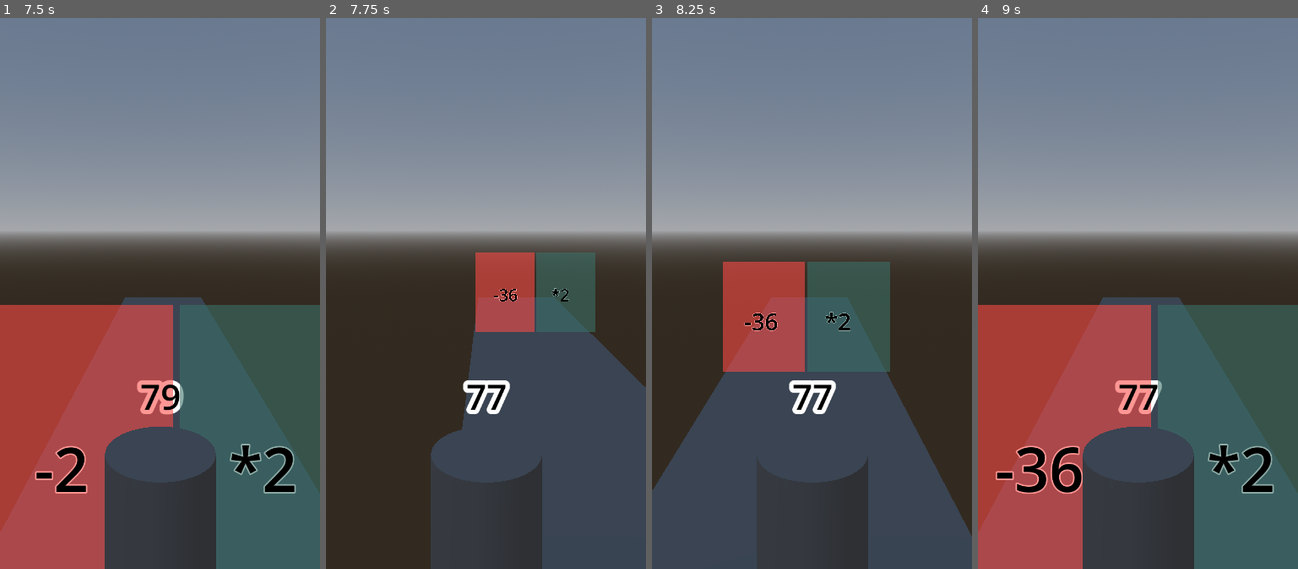
Above: before the commit, frames 1-4 (left to right).
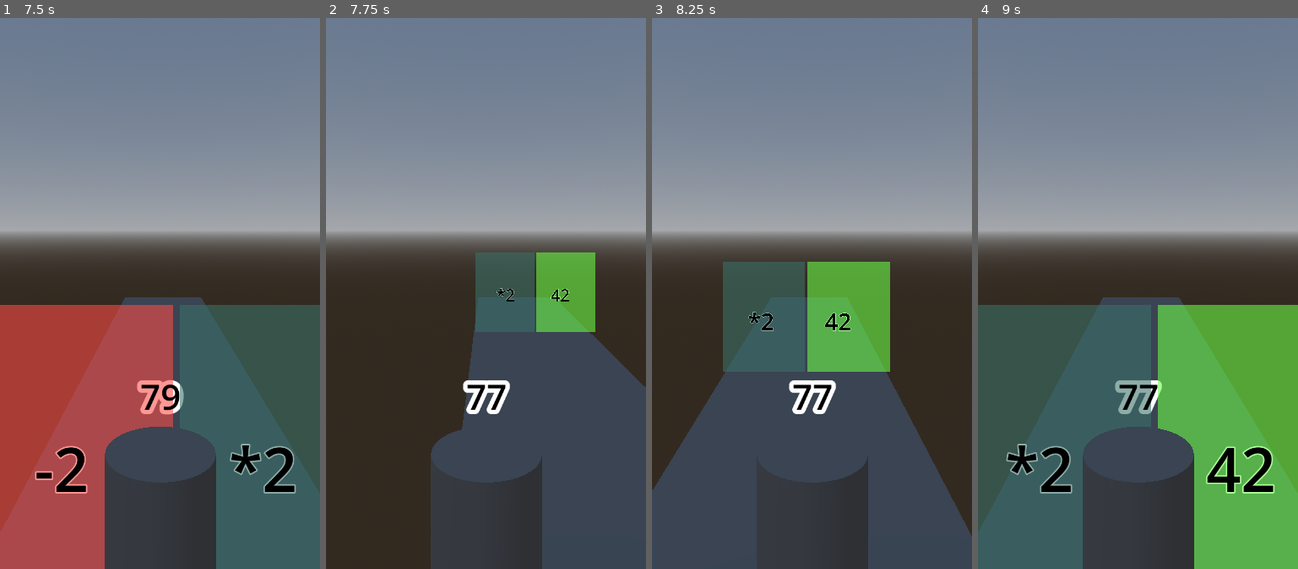
Above: after the commit, the same moments.

Repository: Th3F4ult/3dMathRunningGame-Godot
Game: Godot game, scene res://MAIN.tscn
The game is run twice, just before and just after one commit, with the same random seed, the same clock (stepped at 60 frames per second) and the same inputs.
Inputs (mouse positions are in pixels of both pictures, inside the frame that each line leads up to):
- Up to frame 1 (7.5 s): move the mouse to (230, 194) at 0.52 s; click (230, 194) at 0.67 s; move the mouse to (96, 265) at 1.27 s; click (96, 265) at 1.42 s; move the mouse to (192, 84) at 2.02 s; click (192, 84) at 2.17 s; move the mouse to (144, 365) at 2.77 s; click (144, 365) at 2.92 s; move the mouse to (256, 332) at 3.52 s; click (256, 332) at 3.67 s; move the mouse to (64, 128) at 4.27 s; click (64, 128) at 4.42 s; move the mouse to (176, 232) at 5.02 s; click (176, 232) at 5.17 s; move the mouse to (112, 62) at 5.77 s; click (112, 62) at 5.92 s; move the mouse to (230, 194) at 6.52 s; click (230, 194) at 6.67 s; move the mouse to (96, 265) at 7.27 s; click (96, 265) at 7.42 s
- Up to frame 2 (7.75 s): no input
- Up to frame 3 (8.25 s): move the mouse to (844, 84) at 8.02 s; click (844, 84) at 8.17 s
- Up to frame 4 (9 s): move the mouse to (1122, 365) at 8.77 s; click (1122, 365) at 8.92 s

Frame 1 is identical in both runs. In frame 2, 5.3% of the frame differs, in the area x 46-85%, y 42-57%; in frame 3, 10%; in frame 4, 38%, in the area x 0-100%, y 52-100%.

Commit message:
Actually clean up the code... Also I've discovered the 'match' condition. It looks much better.

Diff:
--- a/MAIN.tscn
+++ b/MAIN.tscn
@@ -11,12 +11,13 @@
 [sub_resource type="GDScript" id="GDScript_mwimw"]
 script/source = "extends CharacterBody3D
 # MAIN.tscn, this file contains the player and spawns the \"panels\"
-const SPEED = 10.0 # Feel free to change this if you wanna make it FAST or SLOW, higher = faster.
 @export var level = 0 # Level, points, score, call it what you want.
+#var SPEED = 10.0 # Feel free to change this if you wanna make it FAST or SLOW, higher = faster.
 @export var cancontrol = true # This variable is only here to save using a singleton
 #var gravity = ProjectSettings.get_setting(\"physics/3d/default_gravity\") # Commented because we do not need gravity.
 
 func _physics_process(delta):
+	print(velocity.z)
 	if cancontrol: # This means we are not dead.
 		if get_viewport().get_mouse_position().x <= 500: # If mouse (Touchscreen's finger too) on the right side of the screen...
 			velocity.x = -10 # ...Move to the right!...
@@ -27,11 +28,16 @@
 			#velocity.y -= gravity * delta
 		#if Input.is_action_just_pressed(\"ui_accept\") and is_on_floor():
 			#velocity.y = JUMP_VELOCITY # We don't need any of that
-		velocity.z = -10 # Move forward.
+		var speedmultiplier = 0 # Multiplier for speed, it can go up to 30. That makes you move 4 times as fast as default.
+		if level <= 30000: # We cap it at 30k levels
+			speedmultiplier = level / 1000 # 30k levels = 30 speed, divide them by 10
+		else: # IF THE LEVEL IS OVER 30k...
+			speedmultiplier = 30 # ... We manually set the speed to 30, the max. This is for a reason reason, after ~150k it bugs out.
+		velocity.z = -10 - speedmultiplier # Move forward.
 		move_and_slide() # Idk, this comes with CharacterBody2D and 3D lol
 	else:
 		velocity = Vector3i(0,0,0) # If we're dead... Stop!
-	$\"../StaticBody3D\".position.z = position.z
+	$\"../StaticBody3D\".position.z = position.z # This is dirty, very dirty, we have \"Walls\" to not fall over the borders, AND the platform itself. It moves.
 	$\"../StaticBody3D2\".position.z = position.z
 	if level <= -1 and cancontrol: # If we are playing, and our level reaches -1 or lower...
 		cancontrol = false # Die, then ...
--- a/OBSTACLE.tscn
+++ b/OBSTACLE.tscn
@@ -9,6 +9,8 @@
 var HasEntered = false # This makes it so only 1 of the panels can be touched.
 var value1; var value2 # Values we are going to generate or get by force.
 @export var forcevalue1 : int; @export var forcevalue2 : int # Variables that can be changed externally to force those values in the panels. This is used to guarantee, for example, that the first panels will ALWAYS have +50/+50.
+
+
 func _ready():
 	value1 = RandomNumberGenerator.new().randi_range(-50,50) # First we generate values for the right and the left.
 	value2 = RandomNumberGenerator.new().randi_range(-50,50) # ^^^^^^^^^^^^^^^^^^^^
@@ -26,51 +28,53 @@
 	else:
 		$Area3D/Label3D.text = str(value1) # We set the labels in front of the panels
 		$Area3D/Label3D2.text = str(value2)
-		if value1 >= 0:
-			$Area3D/Sprite3D.texture = load(\"res://good.png\")
-		else:
-			$Area3D/Sprite3D.texture= load(\"res://bad.png\")
-		if value2 >= 0:
-			$Area3D2/Sprite3D.texture = load(\"res://good.png\")
-		else:
-			$Area3D2/Sprite3D.texture= load(\"res://bad.png\") # Same as before, this could be a independent function. and save us space.
+		if value1 >= 0: $Area3D/Sprite3D.texture = load(\"res://good.png\")
+		else: $Area3D/Sprite3D.texture= load(\"res://bad.png\")
+		if value2 >= 0: $Area3D2/Sprite3D.texture = load(\"res://good.png\")
+		else: $Area3D2/Sprite3D.texture= load(\"res://bad.png\") # Same as before, this could be a independent function. and save us space.
 		var RNG = RandomNumberGenerator.new().randi_range(1,10) # Roll a dice between 1 and 10...
-		if  RNG == 3: # If it's 3, make the left panel a mistery, which can be anything from -100 to +100
-			$Area3D/Label3D.text = str(\"???\")
-			$Area3D/Sprite3D.texture= load(\"res://mistery.png\")
-			value1 = RandomNumberGenerator.new().randi_range(-100,100)
-		elif RNG == 4: # If it's 4 do the same, but for the right
-			$Area3D2/Sprite3D.texture = load(\"res://mistery.png\")
-			$Area3D/Label3D2.text = str(\"???\")
-			value2 = RandomNumberGenerator.new().randi_range(-100,100)
-		elif RNG == 8: # If it's 8, we add a multiplication panel, this can only spawn in the right... For now, will fix... Soon...
-			value2 = \"*2\"
-			$Area3D/Label3D2.text = str(\"*2\")
-			$Area3D2/Sprite3D.texture = load(\"res://multiplication.png\")
-		elif RNG == 10: # And if it's 10 we add a division panel on the left, for now.
-			value1 = \"/2\"
-			$Area3D/Label3D.text = str(\"/2\")
-			$Area3D/Sprite3D.texture= load(\"res://divison.png\")
+		match RNG:
+			3: # If it's 3, make the left panel a mistery, which can be anything from -100 to +100
+				$Area3D/Label3D.text = str(\"???\")
+				$Area3D/Sprite3D.texture= load(\"res://mistery.png\")
+				value1 = RandomNumberGenerator.new().randi_range(-100,100)
+			4: # If it's 4 do the same, but for the right
+				$Area3D2/Sprite3D.texture = load(\"res://mistery.png\")
+				$Area3D/Label3D2.text = str(\"???\")
+				value2 = RandomNumberGenerator.new().randi_range(-100,100)
+			8: # If it's 8, we add a multiplication panel, this can only spawn in the right... For now, will fix... Soon...
+				var rngside = RandomNumberGenerator.new().randi_range(1,2)
+				match rngside:
+					1: value2 = \"*2\"; $Area3D/Label3D2.text = str(\"*2\"); $Area3D2/Sprite3D.texture = load(\"res://multiplication.png\")
+					2: value1 = \"*2\"; $Area3D/Label3D.text = str(\"*2\"); $Area3D/Sprite3D.texture = load(\"res://multiplication.png\")
+			10: # And if it's 10 we add a division panel on the left, for now.
+				var rngside = RandomNumberGenerator.new().randi_range(1,2)
+				match rngside:
+					1: value2 = \"/2\"; $Area3D/Label3D2.text = str(\"/2\"); $Area3D2/Sprite3D.texture = load(\"res://divison.png\")
+					2: value1 = \"/2\"; $Area3D/Label3D.text = str(\"/2\"); $Area3D/Sprite3D.texture = load(\"res://divison.png\")
+
 func _process(delta):
 	if $\"../CharacterBody3D\".level <= -1:
 		queue_free() # If the player is dead we don't need to exist.
 
-func _on_area_3d_body_entered(body): # LEFT PANEL LOGIC!!
+func _on_area_3d_body_entered(body): # RIGHT PANEL LOGIC!!
 	if body.is_in_group(\"player\") and not HasEntered:
 		HasEntered = true # Prevent the player from entering the area again OR going in the other area.
-		if value1 is String: # If the value is a string, must be a division
-			$\"../CharacterBody3D\".level -= $\"../CharacterBody3D\".level/2 # So we divide it by 2.
-		else:
-			$\"../CharacterBody3D\".level += value1 # Or simply add the normal number if it's not
+		match value1:
+			\"*2\": $\"../CharacterBody3D\".level *= 2
+			\"/2\":$\"../CharacterBody3D\".level -= $\"../CharacterBody3D\".level/2
+			_: $\"../CharacterBody3D\".level += value1
+			 # We divide it by 2.
+			 # Or simply add the normal number if it's not
 		self.queue_free() # Delete after player touches.
 
-func _on_area_3d_2_body_entered(body): # RIGHT PANEL LOGIC!!
+func _on_area_3d_2_body_entered(body): # LEFT PANEL LOGIC!!
 	if body.is_in_group(\"player\") and not HasEntered:
 		HasEntered = true
-		if value2 is String: # The same, but it's a multiplication instead, again, this WILL change. Keep an eye on updates.
-			$\"../CharacterBody3D\".level *= 2
-		else:
-			$\"../CharacterBody3D\".level += value2
+		match value2:
+			\"*2\": $\"../CharacterBody3D\".level *= 2; print(\"Multiplied by two\")
+			\"/2\":$\"../CharacterBody3D\".level -= $\"../CharacterBody3D\".level/2
+			_: $\"../CharacterBody3D\".level += value2
 		self.queue_free()
 "
 
